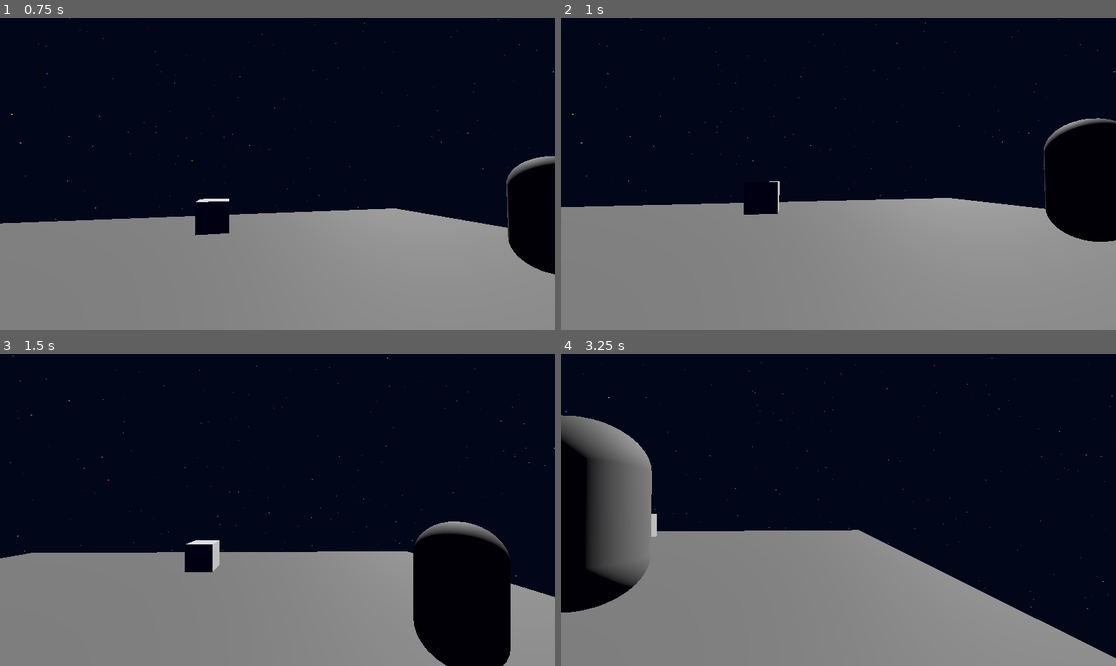
Above: before the commit, frames 1-4 (two rows, left to right).
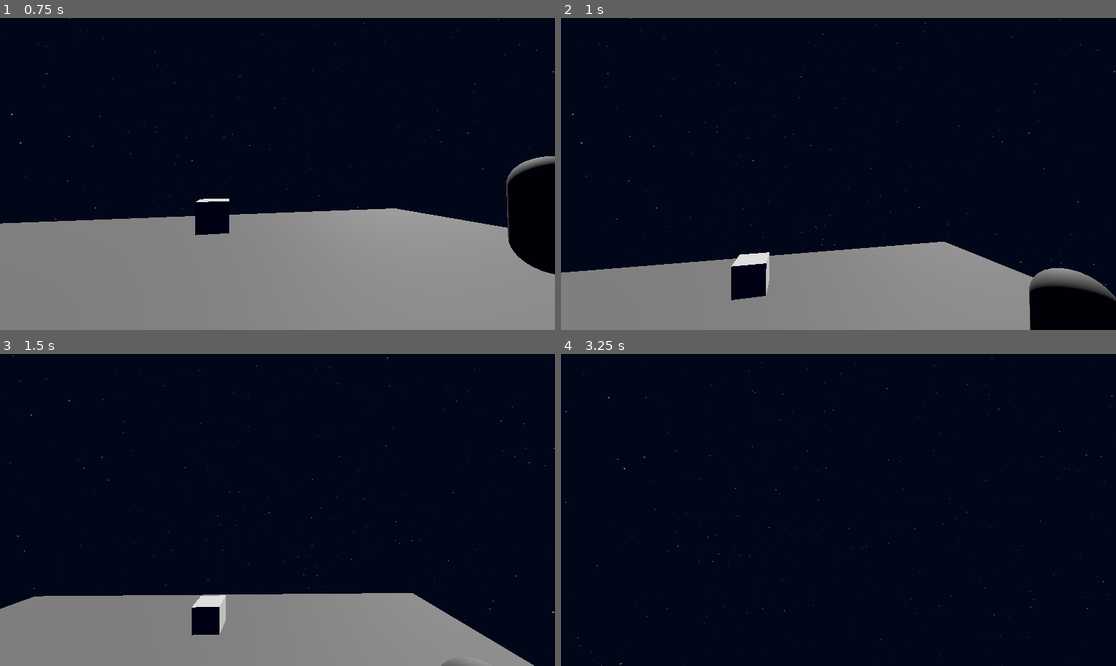
Above: after the commit, the same moments.

Repository: Craxulator/_X
Game: Godot game, scene res://Main.tscn
The game is run twice, just before and just after one commit, with the same random seed, the same clock (stepped at 60 frames per second) and the same inputs.
Inputs (mouse positions are in pixels of both pictures, inside the frame that each line leads up to):
- Up to frame 1 (0.75 s): tap Enter (ui_accept) at 0.5 s; move the mouse to (399, 158) at 0.52 s; hold D (MoveRight) from 0.53 s (still down); tap Shift (Slide) at 0.6 s
- Up to frame 2 (1 s): keep holding D (MoveRight); tap Space (Jump) at 0.77, 0.8 s
- Up to frame 3 (1.5 s): tap Space (Jump) at 1.07, 1.35 s; move the mouse to (166, 525) at 1.27 s; release D (MoveRight) at 1.28 s; hold S (MoveBackward) from 1.28 s (still down)
- Up to frame 4 (3.25 s): tap Space (Jump) at 1.52, 1.82, 2.3, 3.02 s; tap Shift (Slide) at 1.55, 2.1, 2.85 s; move the mouse to (894, 441) at 2.02 s; release S (MoveBackward) at 2.03 s; hold D (MoveRight) 2.03-2.78 s; move the mouse to (810, 572) at 2.77 s; hold W (MoveForward) from 2.78 s (still down)

Frame 1 is identical in both runs. In frame 2, 21% of the frame differs, in the area x 0-100%, y 32-100%; in frame 3, 15%; in frame 4, 36%, in the area x 0-100%, y 19-100%.

Commit message:
Player Movement

Diff:
--- a/Scripts/Controllers/PlayerController.gd
+++ b/Scripts/Controllers/PlayerController.gd
@@ -9,7 +9,7 @@
 
 var SlideJump = false
 var WallState = false
-var WallTime = 0
+var CanWallJump = false
 
 func _ready():
 	Hitbox = $Hitbox
@@ -24,15 +24,28 @@
 	velocity.y = get_meta("JumpForce")
 	pass
 
+func SuperJump():
+	PreJumpVelocity = velocity
+	velocity.y = get_meta("JumpForce") * 2
+	if StepSliding: EndSlide()
+	pass
+
+func WallJump():
+	Jump()
+	CanWallJump = false
+	pass
+
 func HandleJump():
 	if not Input.is_action_just_pressed("Jump"): return
 	if get_meta("CanFly"): Jump(); return
 
 	if StepSliding:
-		print("Is-On-Floor: " + str(is_on_floor()))
+		#print("Is-On-Floor: " + str(is_on_floor()))
+		SuperJump()
 		return
 
-	if not is_on_floor(): pass
+	if not is_on_floor():
+		if WallState: WallJump()
 	else: Jump()
 	pass
 
@@ -95,7 +108,7 @@
 func ChangeWallState(IsOnWall):
 	WallState = IsOnWall
 	if is_on_floor(): return
-	print(IsOnWall)
+	#print(IsOnWall)
 	pass
 
 func HandleWallSlide(DeltaTime):
